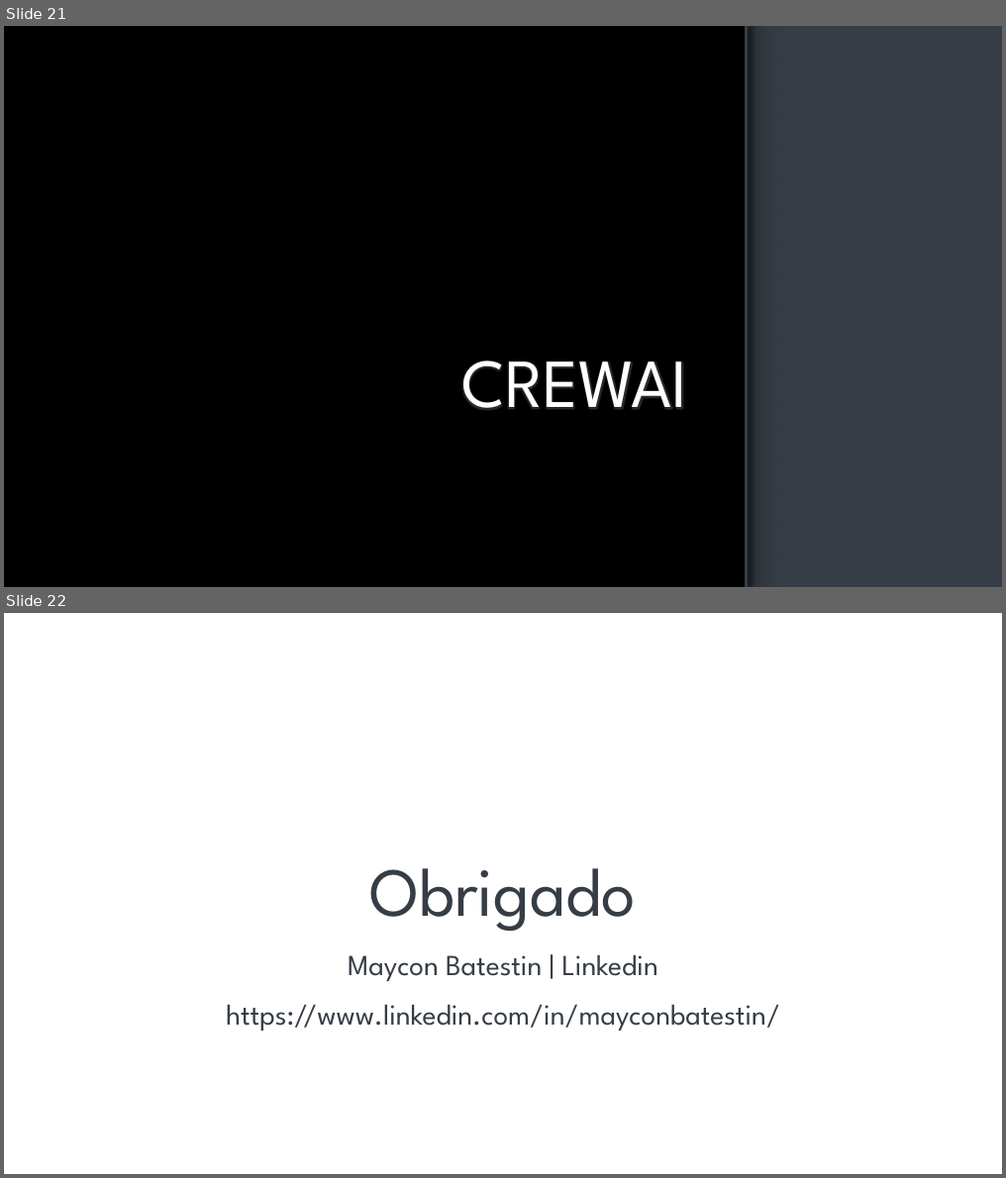
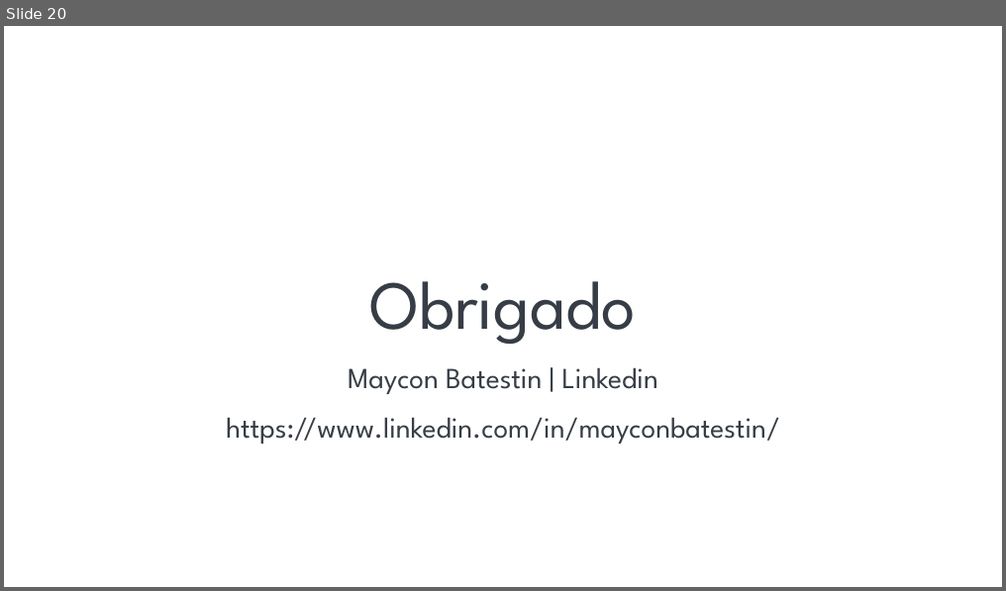
Before and after one commit to batestin1/aula_dio_agentes_sql, a slide deck: materiais/agents_sql.pptx. Shown one above the other, each under a label of ours: slides 21 and 22 before the commit, slide 20 after it. The pictures are 1006x1178 and 1006x591 pixels, drawn with LibreOffice and Linux fonts; fonts in the diff are those of the drawing; background and template pictures are left out. Boxes give left, top, right and bottom in pixels: in the first picture for what was removed or moved away, otherwise in the second. Text is boxed around its words. In the diff, an @@ line names an element or a change of style, - is before the commit and + after.

```diff
--- a/materiais/agents_sql.pptx
+++ b/materiais/agents_sql.pptx
@@ slide 21 removed at <box>4,26,1002,587</box>, background picture (left out) @@
@@ rectangle removed at <box>746,26,1002,587</box> @@
@@ line removed from (746, 587) to (746, 26) @@
@@ rectangle removed at <box>748,26,787,587</box> @@
@@ text removed at <box>462,361,688,409</box> @@
-CREWAI
@@ what was slide 22 is now slide 20 @@
```
Also in this commit, not shown: 4 slides changed, 4 slides added, 5 other slides removed, 20 other files.
